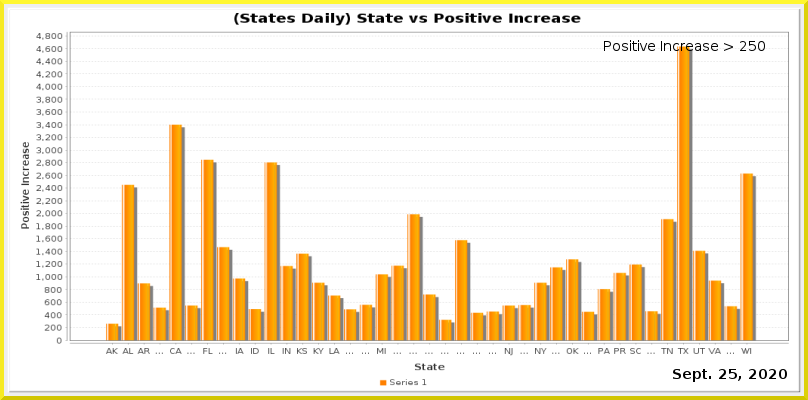
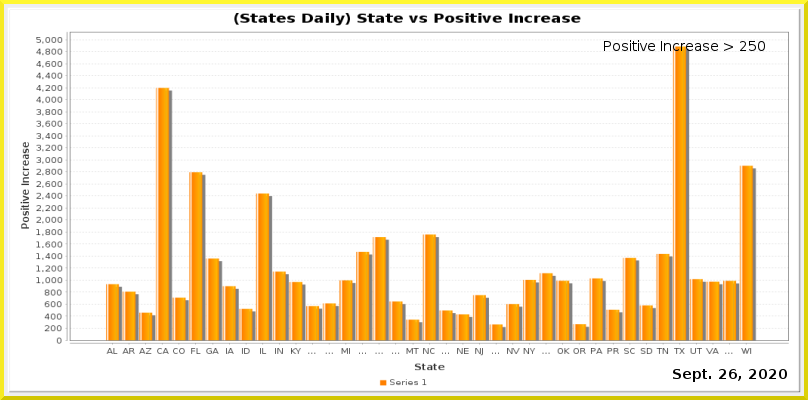
Two versions of the same layered image (808x400). Layer-by-layer changes:
painted on "Current Date" over box(729, 369, 737, 379)
painted on "Date_vs_TestIncrease.png" over box(36, 33, 789, 356)
